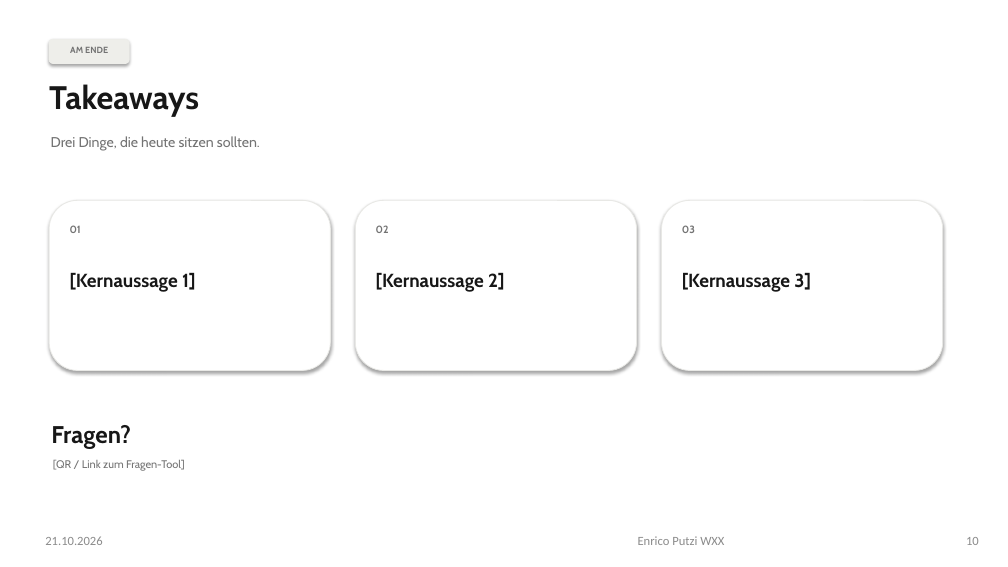
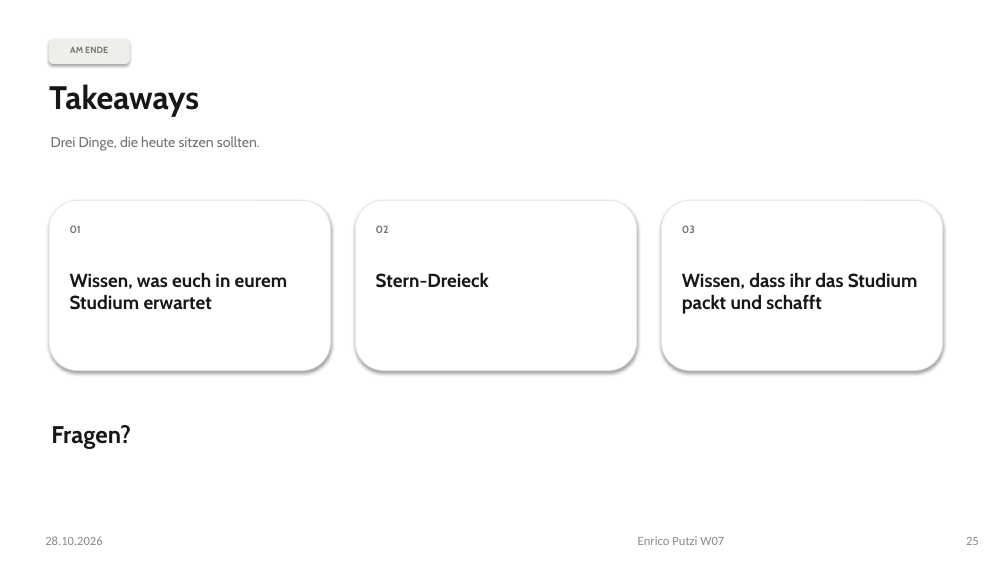
Before and after one commit to eputzi/eputzi.github.io, a slide deck: slide 25 of courses/nus1/files/slides/W07.pptx (slide 10 before the commit). Drawn at 1008x567 pixels with LibreOffice and Linux fonts; fonts in the diff are those of the drawing. Boxes give left, top, right and bottom in pixels: in the first picture for what was removed or moved away, otherwise in the second. Text is boxed around its words. In the diff, an @@ line names an element or a change of style, - is before the commit and + after.

```diff
--- a/courses/nus1/files/slides/W07.pptx
+++ b/courses/nus1/files/slides/W07.pptx
@@ text at box(70, 273, 288, 310): text changed @@
-[Kernaussage 1]
+Wissen, was euch in eurem
+Studium erwartet
@@ text at box(376, 273, 489, 288): text changed @@
-[Kernaussage 2]
+Stern-Dreieck
@@ text at box(682, 273, 918, 314): text changed @@
-[Kernaussage 3]
+Wissen, dass ihr das Studium
+packt und schafft
@@ text removed at box(53, 460, 185, 471) @@
-[QR / Link zum Fragen-Tool]
@@ text at box(45, 536, 102, 545): text changed @@
-21.10.2026
+28.10.2026
@@ text at box(638, 536, 724, 545): text changed @@
-Enrico Putzi WXX
+Enrico Putzi W07
@@ page number at box(966, 537, 979, 545): text changed @@
-10
+25
```
Also in this commit, not shown: 4 other slides changed, 20 slides added, 5 slides removed, 5 other files.
